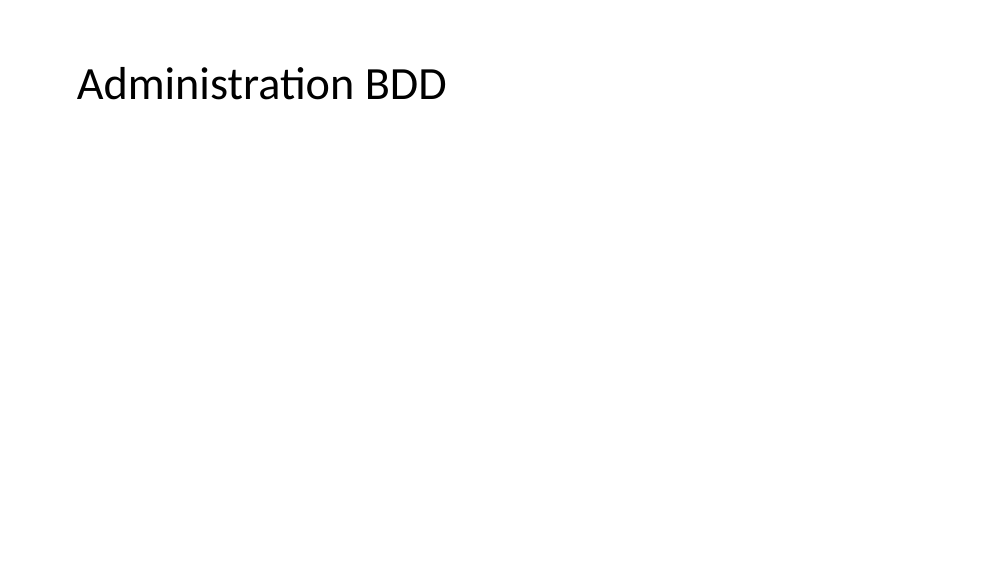
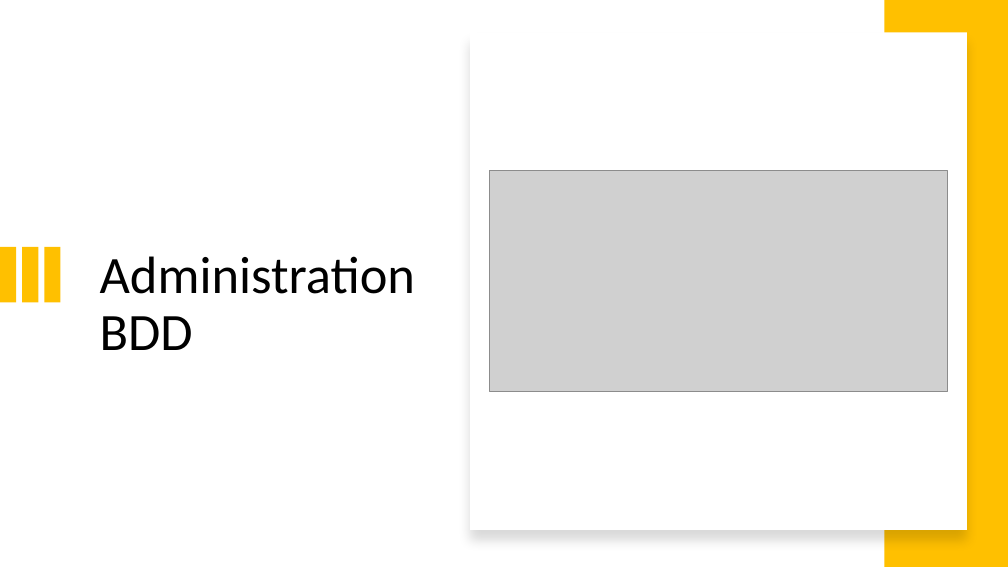
Before and after one commit to neopolitan2012/PT-LPBDD, a slide deck: slide 9 of Soutenance_PT.pptx (slide 8 before the commit). Drawn at 1008x567 pixels with LibreOffice and Linux fonts; fonts in the diff are those of the drawing; grey boxes stand for pictures. Boxes give left, top, right and bottom in pixels: in the first picture for what was removed or moved away, otherwise in the second. Text is boxed around its words. In the diff, an @@ line names an element or a change of style, - is before the commit and + after.

```diff
--- a/Soutenance_PT.pptx
+++ b/Soutenance_PT.pptx
@@ rectangle added at [885, 0, 1008, 567], fill #FFC000 @@
@@ rectangle added at [470, 33, 967, 530], fill #FFFFFF @@
@@ picture added at [490, 171, 948, 392] @@
@@ rectangle added at [0, 247, 16, 302], fill #FFC000 @@
@@ rectangle added at [22, 247, 38, 302], fill #FFC000 @@
@@ rectangle added at [45, 247, 60, 302], fill #FFC000 @@
@@ title "Administration BDD": place and size @@
-title "Administration BDD" at [77, 67, 447, 100]
+title "Administration BDD" at [100, 256, 415, 350]
@@ title "Administration BDD" at [100, 256, 415, 350]: size 44 to 50 pt; vertical alignment middle to top @@
```
Also in this commit, not shown: 3 other slides changed, 6 slides added, 2 slides removed.
